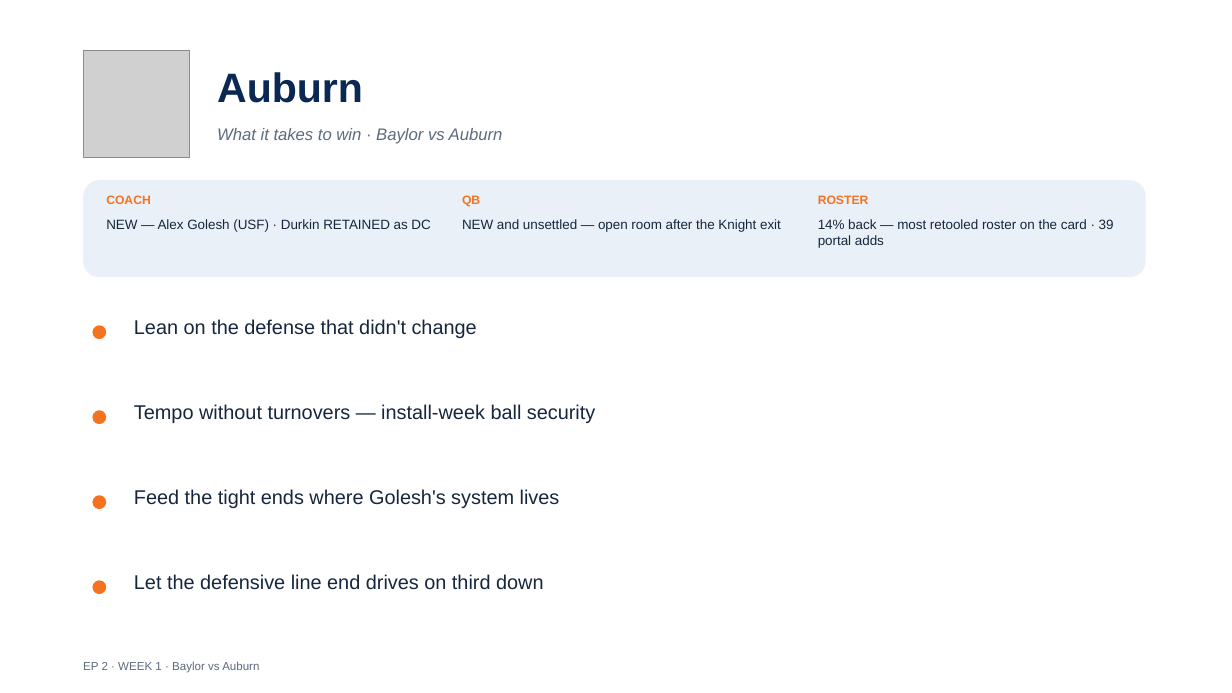
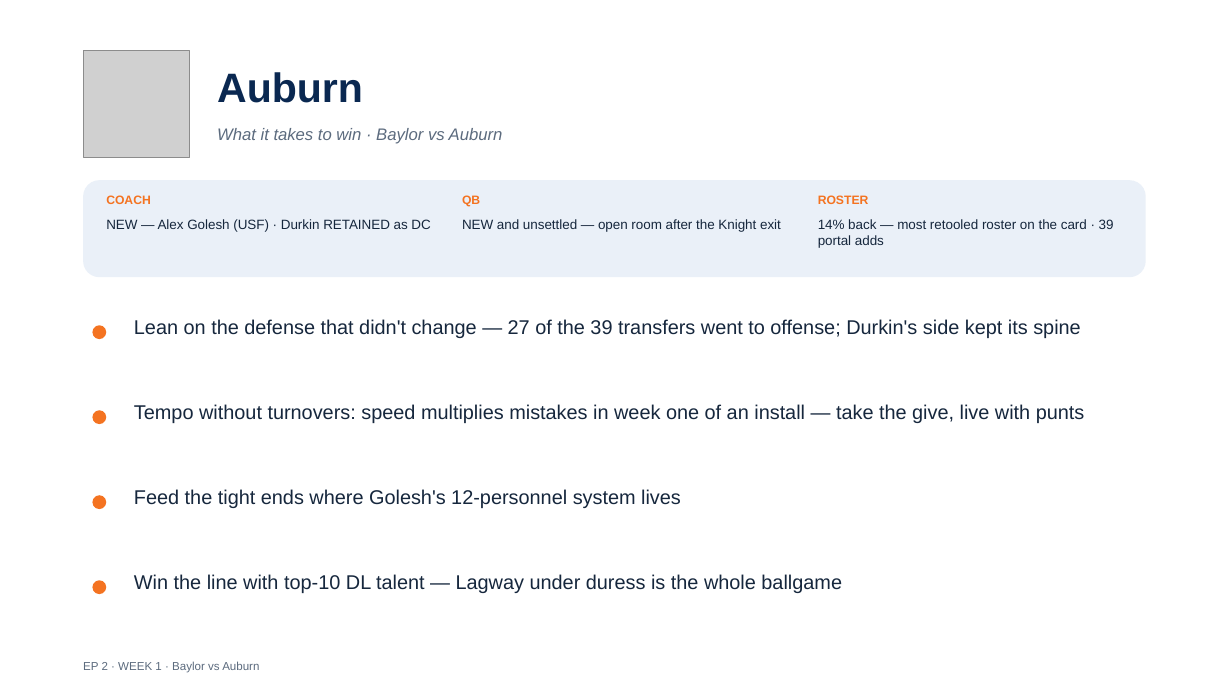
Before and after one commit to lucasalvarezflorida-lab/ncaa-fbs-analytics, a slide deck: slide 5 of decks/2026_Week1_Episode2.pptx. Drawn at 1232x693 pixels with LibreOffice and Linux fonts; fonts in the diff are those of the drawing; grey boxes stand for pictures. Boxes give left, top, right and bottom in pixels: in the first picture for what was removed or moved away, otherwise in the second. Text is boxed around its words. In the diff, an @@ line names an element or a change of style, - is before the commit and + after.

```diff
--- a/decks/2026_Week1_Episode2.pptx
+++ b/decks/2026_Week1_Episode2.pptx
@@ text at (134,319,1081,338): text changed @@
-Lean on the defense that didn't change
+Lean on the defense that didn't change — 27 of the 39 transfers went to offense; Durkin's side kept its spine
@@ text at (134,404,1085,423): text changed @@
-Tempo without turnovers — install-week ball security
+Tempo without turnovers: speed multiplies mistakes in week one of an install — take the give, live with punts
@@ text at (134,489,681,508): text changed @@
-Feed the tight ends where Golesh's system lives
+Feed the tight ends where Golesh's 12-personnel system lives
@@ text at (134,574,842,593): text changed @@
-Let the defensive line end drives on third down
+Win the line with top-10 DL talent — Lagway under duress is the whole ballgame
```
Also in this commit, not shown: 11 other slides changed, 1 other file.
